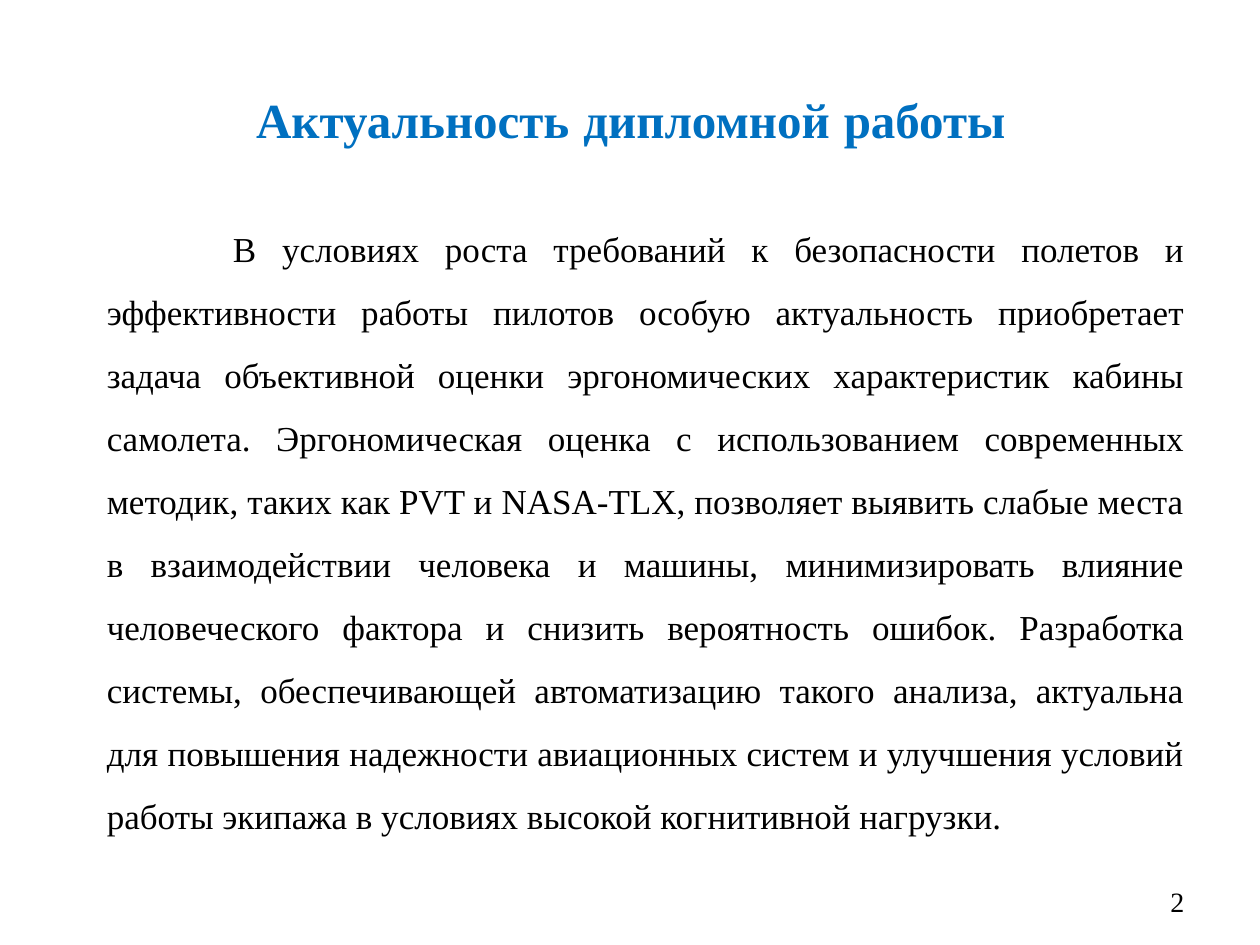
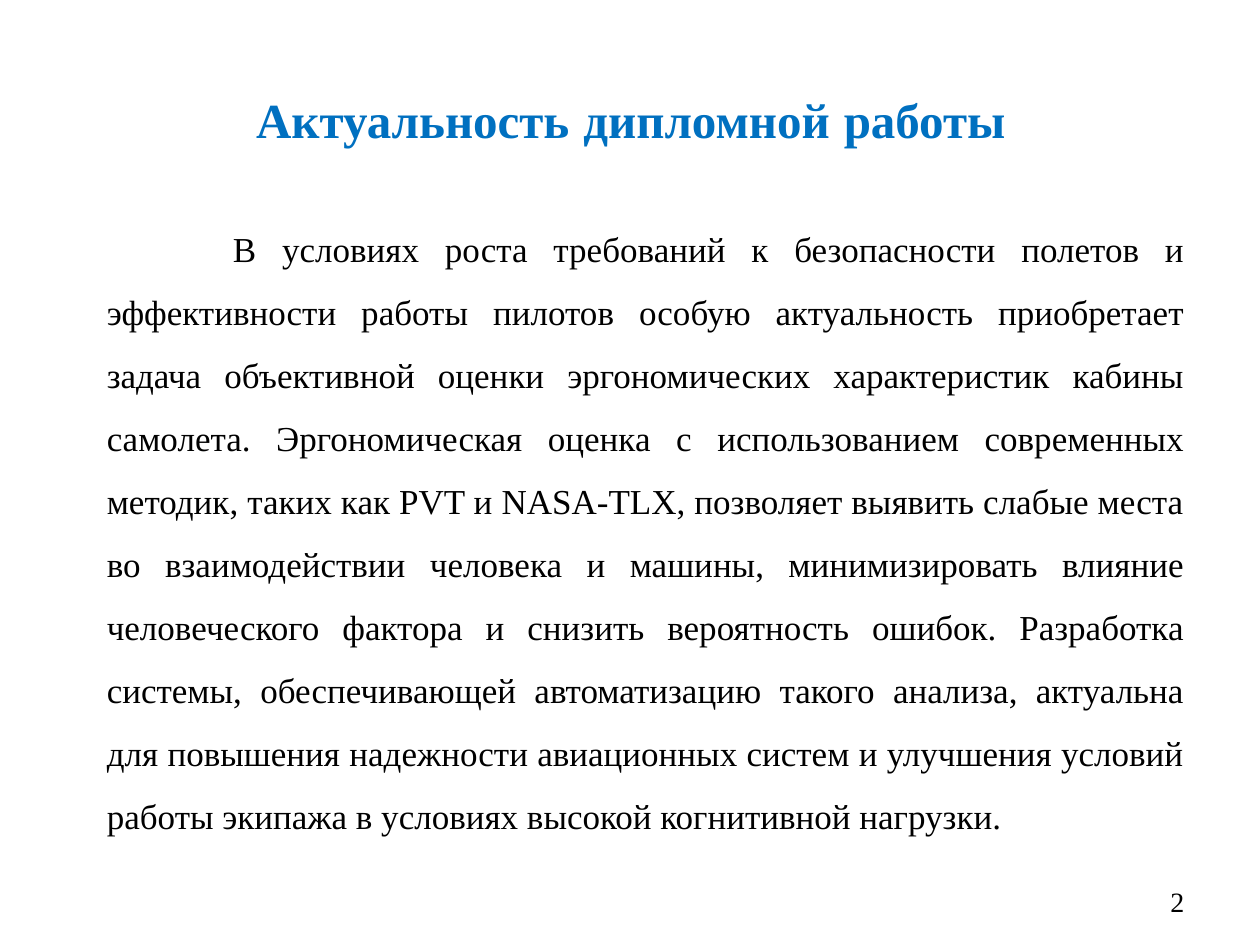
Before and after one commit to Ch1kez/PVT_NASA-TLX, a slide deck: slide 2 of Диплом/Презентация/презентация Курнаев.pptx. Drawn at 1260x945 pixels with LibreOffice and Linux fonts; fonts in the diff are those of the drawing. Boxes give left, top, right and bottom in pixels: in the first picture for what was removed or moved away, otherwise in the second. Text is boxed around its words. In the diff, an @@ line names an element or a change of style, - is before the commit and + after.

```diff
--- a/Диплом/Презентация/презентация Курнаев.pptx
+++ b/Диплом/Презентация/презентация Курнаев.pptx
@@ text at [107, 237, 1184, 837]: text changed @@
-В условиях роста требований к безопасности полетов и эффективности работы пилотов особую актуальность приобретает задача объективной оценки эргономических характеристик кабины самолета. Эргономическая оценка с использованием современных методик, таких как PVT и NASA-TLX, позволяет выявить слабые места в взаимодействии человека и машины, минимизировать влияние человеческого фактора и снизить вероятность ошибок. Разработка системы, обеспечивающей автоматизацию такого анализа, актуальна для повышения надежности авиационных систем и улучшения условий работы экипажа в условиях высокой когнитивной нагрузки.
+В условиях роста требований к безопасности полетов и эффективности работы пилотов особую актуальность приобретает задача объективной оценки эргономических характеристик кабины самолета. Эргономическая оценка с использованием современных методик, таких как PVT и NASA-TLX, позволяет выявить слабые места во взаимодействии человека и машины, минимизировать влияние человеческого фактора и снизить вероятность ошибок. Разработка системы, обеспечивающей автоматизацию такого анализа, актуальна для повышения надежности авиационных систем и улучшения условий работы экипажа в условиях высокой когнитивной нагрузки.
```
Also in this commit, not shown: 4 other slides changed, 8 slides added, 9 slides removed, 1 other file.
